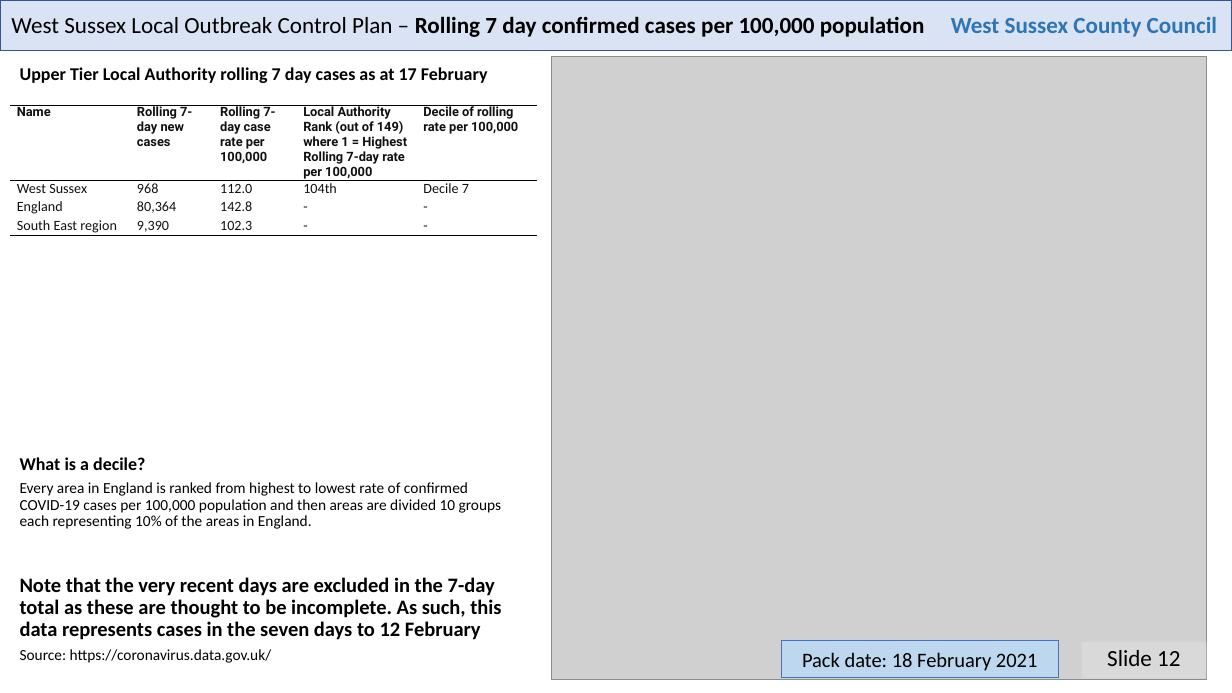
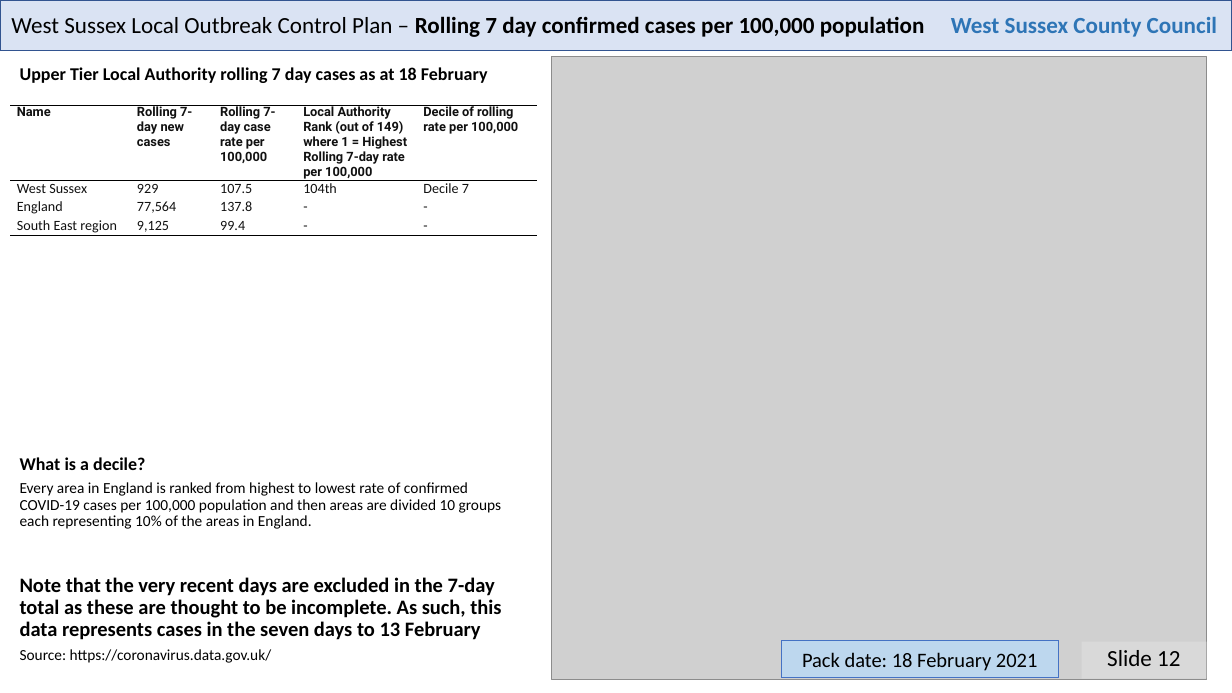
Before and after one commit to psychty/wsx_covid_datapack_public, a slide deck: slide 12 of Latest_West_Sussex_C19_slide_deck.pptx. Drawn at 1232x693 pixels with LibreOffice and Linux fonts; fonts in the diff are those of the drawing; grey boxes stand for pictures. Boxes give left, top, right and bottom in pixels: in the first picture for what was removed or moved away, otherwise in the second. Text is boxed around its words. In the diff, an @@ line names an element or a change of style, - is before the commit and + after.

```diff
--- a/Latest_West_Sussex_C19_slide_deck.pptx
+++ b/Latest_West_Sussex_C19_slide_deck.pptx
@@ text at (20,67,488,83): text changed @@
-Upper Tier Local Authority rolling 7 day cases as at 17 February
+Upper Tier Local Authority rolling 7 day cases as at 18 February
@@ table at (10,105,537,361) @@
-row 2, column 2: 968
+row 2, column 2: 929
-row 2, column 3: 112.0
+row 2, column 3: 107.5
-row 3, column 2: 80,364
+row 3, column 2: 77,564
-row 3, column 3: 142.8
+row 3, column 3: 137.8
-row 4, column 2: 9,390
+row 4, column 2: 9,125
-row 4, column 3: 102.3
+row 4, column 3: 99.4
@@ text at (20,577,501,640): text changed @@
-Note that the very recent days are excluded in the 7-day total as these are thought to be incomplete. As such, this data represents cases in the seven days to 12 February
+Note that the very recent days are excluded in the 7-day total as these are thought to be incomplete. As such, this data represents cases in the seven days to 13 February
```
Also in this commit, not shown: 3 other slides changed, 53 other files.
